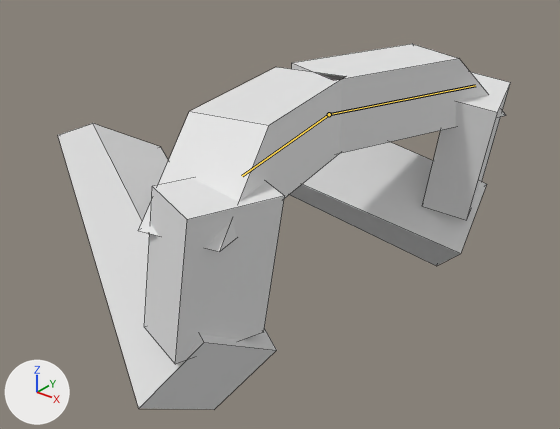
The FBX model Assets/_RPG/Models/Arms/Arms.fbx as it was, and as the next commit left it.
The view is the same before and after, from a 50 mm lens placed at (3.16, -4.54, 2.85), pointed at (-0.43, -0.05, 0.07). Lighting does not change. The marker at lower left points along +X, +Y and +Z. Both versions are drawn at frame 16 of the action 'ArmsArmature|MagicChargeOneHanded'; the numbers are the values there. The bones that change are drawn over the model as lines. Mesh edges are drawn as thin lines.
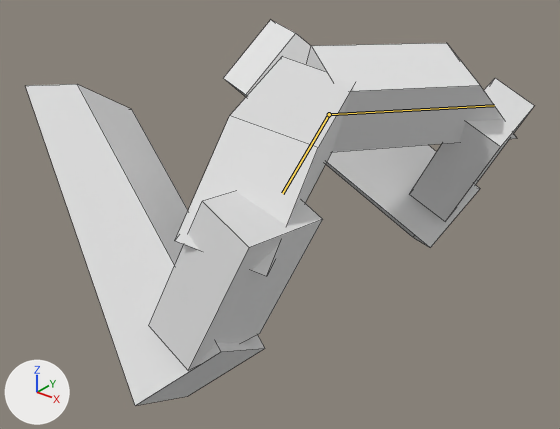
Commit message: Changed MagicCharge animation

Location of each change, [x1, y1, x2, y2] in pixels of the pictures (560 x 429 px):
```json
{"object": "Cube", "change": "posed", "before": [58, 44, 511, 409], "after": [26, 20, 534, 406], "on screen": "12% wider"}
{"bone": "RightShoulder", "before": "(329, 114) to (475, 85)", "after": "(329, 114) to (494, 105)"}
{"bone": "LeftShoulder", "before": "(329, 114) to (242, 176)", "after": "(329, 114) to (282, 193)"}
```

Edits to the scene script, one JSON object a line:
```json
{"block": "bone_rightshoulder", "where": "bone_rightshoulder = bpy.data.objects['ArmsArmature'].pose.bones['RightShoulder']  # child of 'Root'"}
{"op": "set", "path": "bone_rightshoulder.rotation_quaternion", "old": "(0.984, 0.0, 0.0, -0.176)", "new": "(0.947, 0.016, 0.184, -0.262)", "note": "degrees (0, 0, -20) -> degrees (-4, 21, -32)"}
{"block": "bone_leftshoulder", "where": "bone_leftshoulder = bpy.data.objects['ArmsArmature'].pose.bones['LeftShoulder']  # child of 'Root'"}
{"op": "set", "path": "bone_leftshoulder.rotation_quaternion", "old": "(0.995, 0.0, 0.0, 0.1)", "new": "(0.969, -0.001, -0.139, 0.202)", "note": "degrees (0, 0, 11) -> degrees (-3, -16, 24)"}
```
